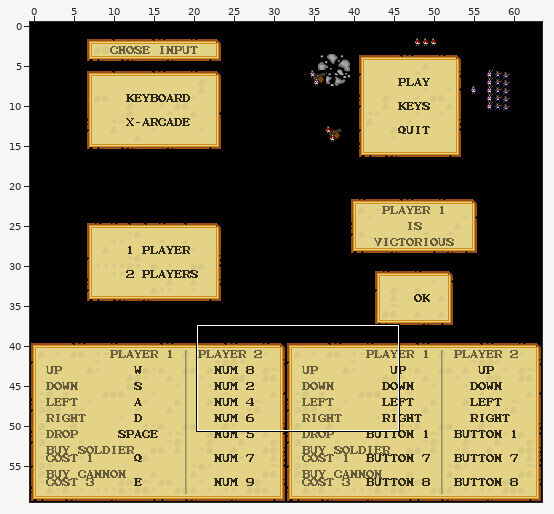
Level history. Tiled map: game/assets/maps/menu.tmx. Above: a wide view before the commit, with the close-up outlined.
Close-up. Before the commit:
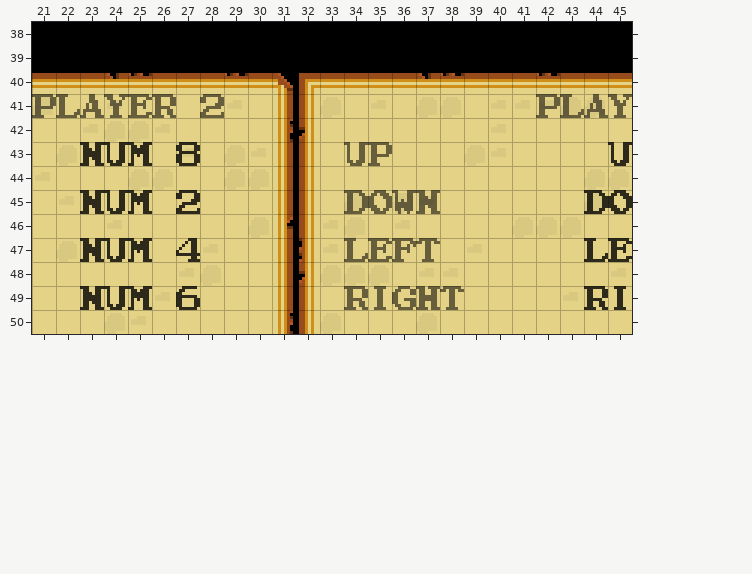
Cells are 8x8 px. Shown: x 21..45, y 38..50. The commit also changed other parts of the map, which this record leaves out.
And afterwards:
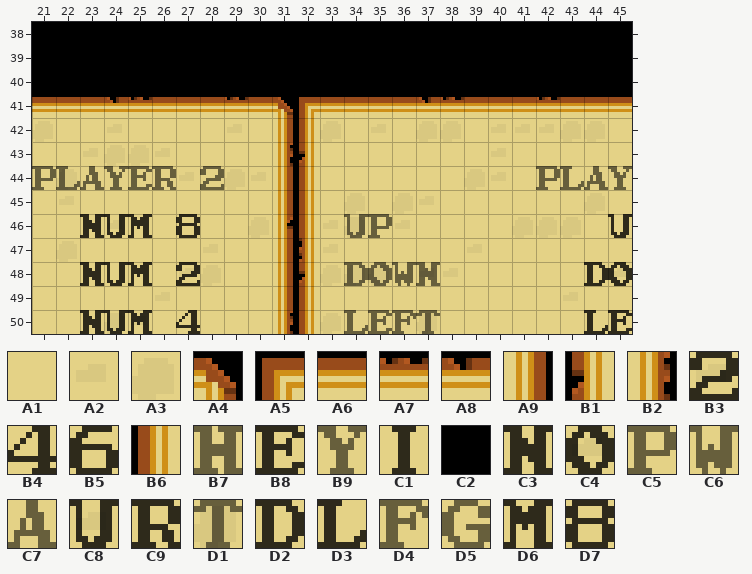
Key: from "tileset": A1 44, A2 45, A3 46, A4 47, A5 56, A6 57, A7 58, A8 59, A9 63, B1 72, B2 79, B3 82, B4 84, B5 86, B6 104, B7 143, B8 152, B9 168, C1 175, C2 178, C3 191, C4 200, C5 207, C6 210, C7 216, C8 223, C9 232, D1 239, D2 248, D3 255, D4 388, D5 389, D6 390, D7 404.
__ is an empty cell.
See-through tiles are keyed as they look on the map.
The edit:
{"where": "layer \"Background\""}
{"y":40,"x":21,"old":"A6 A6 A6 A8 A7 A6 A6 A6 A7 A6 A4 A5 A6 A6 A6 A6 A8 A7 A6 A6 A6 A7 A6 A6 A6","new":"C2 C2 C2 C2 C2 C2 C2 C2 C2 C2 C2 C2 C2 C2 C2 C2 C2 C2 C2 C2 C2 C2 C2 C2 C2"}
{"y":41,"x":21,"old":"A3 A1 A1 A2 A1 A1 A1 A1 A2 A1 A9 B6 A3 A1 A2 A1 A3 A3 A1 A2 A2 A2 A3 A3 A1","new":"A6 A6 A6 A8 A7 A6 A6 A6 A7 A6 A4 A5 A6 A6 A6 A6 A8 A7 A6 A6 A6 A7 A6 A6 A6"}
{"y":42,"x":31,"old":"B2 B1","new":"A9 B6"}
{"y":43,"x":23,"old":"A1 A1 A1","new":"A2 A3 A3"}
{"y":43,"x":27,"old":"A2","new":"A1"}
{"y":43,"x":31,"old":"A9 B6","new":"B2 B1"}
{"y":44,"x":21,"old":"A2 A1","new":"A1 A3"}
{"y":44,"x":25,"old":"A3 A3","new":"A1 A1"}
{"y":44,"x":44,"old":"A3 A3","new":"A1 A1"}
{"where": "layer \"Text\""}
{"y":43,"x":23,"old":"C3 C8 D6","new":"__ __ __"}
{"y":43,"x":27,"old":"D7","new":"__"}
{"y":43,"x":45,"old":"C8","new":"__"}
{"y":45,"x":23,"old":"C3 C8 D6","new":"__ __ __"}
{"y":45,"x":27,"old":"B3","new":"__"}
{"y":45,"x":44,"old":"D2 C4","new":"__ __"}
{"y":46,"x":23,"old":"__ __ __","new":"C3 C8 D6"}
{"y":46,"x":27,"old":"__","new":"D7"}
{"y":46,"x":45,"old":"__","new":"C8"}
{"y":47,"x":23,"old":"C3 C8 D6","new":"__ __ __"}
{"y":47,"x":27,"old":"B4","new":"__"}
{"y":47,"x":44,"old":"D3 B8","new":"__ __"}
{"y":48,"x":23,"old":"__ __ __","new":"C3 C8 D6"}
{"y":48,"x":27,"old":"__","new":"B3"}
{"y":48,"x":44,"old":"__ __","new":"D2 C4"}
{"y":49,"x":23,"old":"C3 C8 D6","new":"__ __ __"}
{"y":49,"x":27,"old":"B5","new":"__"}
{"y":49,"x":44,"old":"C9 C1","new":"__ __"}
{"y":50,"x":23,"old":"__ __ __","new":"C3 C8 D6"}
{"y":50,"x":27,"old":"__","new":"B4"}
{"y":50,"x":44,"old":"__ __","new":"D3 B8"}
{"where": "layer \"DimedText\""}
{"y":41,"x":21,"old":"C5 D3 C7 B9 B8 C9","new":"__ __ __ __ __ __"}
{"y":41,"x":28,"old":"B3","new":"__"}
{"y":41,"x":42,"old":"C5 D3 C7 B9","new":"__ __ __ __"}
{"y":43,"x":34,"old":"C8 C5","new":"__ __"}
{"y":44,"x":21,"old":"__ __ __ __ __ __","new":"C5 D3 C7 B9 B8 C9"}
{"y":44,"x":28,"old":"__","new":"B3"}
{"y":44,"x":42,"old":"__ __ __ __","new":"C5 D3 C7 B9"}
{"y":45,"x":34,"old":"D2 C4 C6 C3","new":"__ __ __ __"}
{"y":46,"x":34,"old":"__ __","new":"C8 C5"}
{"y":47,"x":34,"old":"D3 B8 D4 D1","new":"__ __ __ __"}
{"y":48,"x":34,"old":"__ __ __ __","new":"D2 C4 C6 C3"}
{"y":49,"x":34,"old":"C9 C1 D5 B7 D1","new":"__ __ __ __ __"}
{"y":50,"x":34,"old":"__ __ __ __","new":"D3 B8 D4 D1"}
{"label":"changed","picture_box":[32,73,632,334]}
